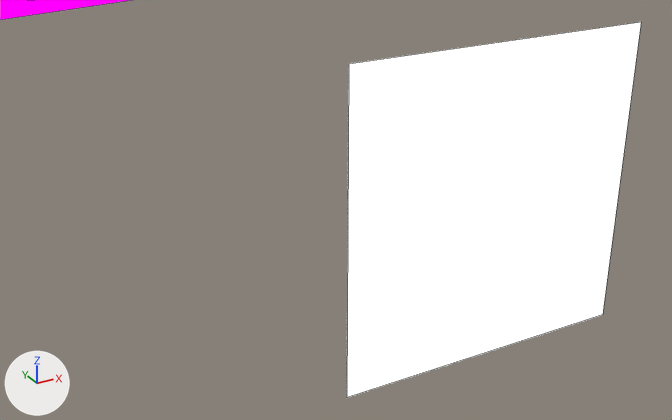
The Blender file assets-source/blender/motion/pteranodon-sneeze.blend, before and after one commit.
Before and after are seen from a camera (50 mm lens) standing at (41.57, -33.57, 18.48) and looking at (43.84, -29.45, 16.42). Arrows for +X, +Y and +Z are at lower left; the lights stay in place. The picture after the commit comes second. Mesh edges are drawn as thin lines.

The first picture shows 'DinoTycoon_Motion_pteranodon_sneeze_beak', 'DinoTycoon_Motion_pteranodon_sneeze_eye'.
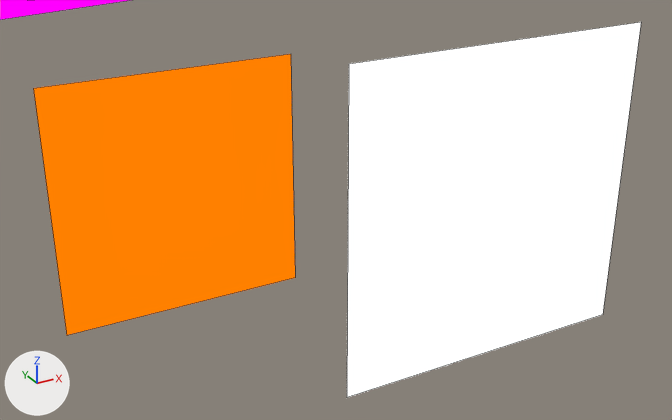
What differs and where, as boxes [x1, y1, x2, y2] in the pictures (672 x 420 px):
```json
{"object": "DinoTycoon_Motion_pteranodon_sneeze_eye_white", "change": "added", "after": [33, 54, 295, 335], "on screen": "orange"}
```

The change, as JSON lines over the scene's bpy script:
```json
{"op": "add", "block": "mat_dinotycoon_role_y", "code": ["mat_dinotycoon_role_y = emission_material('DinoTycoon_Role_Y')", "mat_dinotycoon_role_y.base_color = (1.0, 0.216, 0.0)  # orange #ff8000"]}
{"op": "add", "block": "me_dinotycoon_motion_pteranodon_sneeze_sample_eye_white", "code": ["me_dinotycoon_motion_pteranodon_sneeze_sample_eye_white = bpy.data.meshes.new('DinoTycoon_Motion_pteranodon_sneeze_sample_eye_white')", "me_dinotycoon_motion_pteranodon_sneeze_sample_eye_white.from_pydata([(42.4, -29.0, 17.2), (43.8, -29.0, 17.2), (43.8, -29.0, 15.8), (42.4, -29.0, 15.8), (42.4, -29.0, 17.2), (43.8, -29.0, 17.2), (43.8, -29.0, 15.8), (42.4, -29.0, 15.8)], [], [(3, 2, 1, 0), (4, 5, 6, 7), (0, 1, 5, 4), (1, 2, 6, 5), (2, 3, 7, 6), (3, 0, 4, 7)])", "me_dinotycoon_motion_pteranodon_sneeze_sample_eye_white.materials.append(mat_dinotycoon_role_y)  # orange #ff8000"]}
{"op": "add", "block": "ob_dinotycoon_motion_pteranodon_sneeze_eye_white", "code": ["ob_dinotycoon_motion_pteranodon_sneeze_eye_white = bpy.data.objects.new('DinoTycoon_Motion_pteranodon_sneeze_eye_white', me_dinotycoon_motion_pteranodon_sneeze_sample_eye_white)", "ob_dinotycoon_motion_pteranodon_sneeze_eye_white.location = (0.0, 0.0, 0.0)"]}
```
